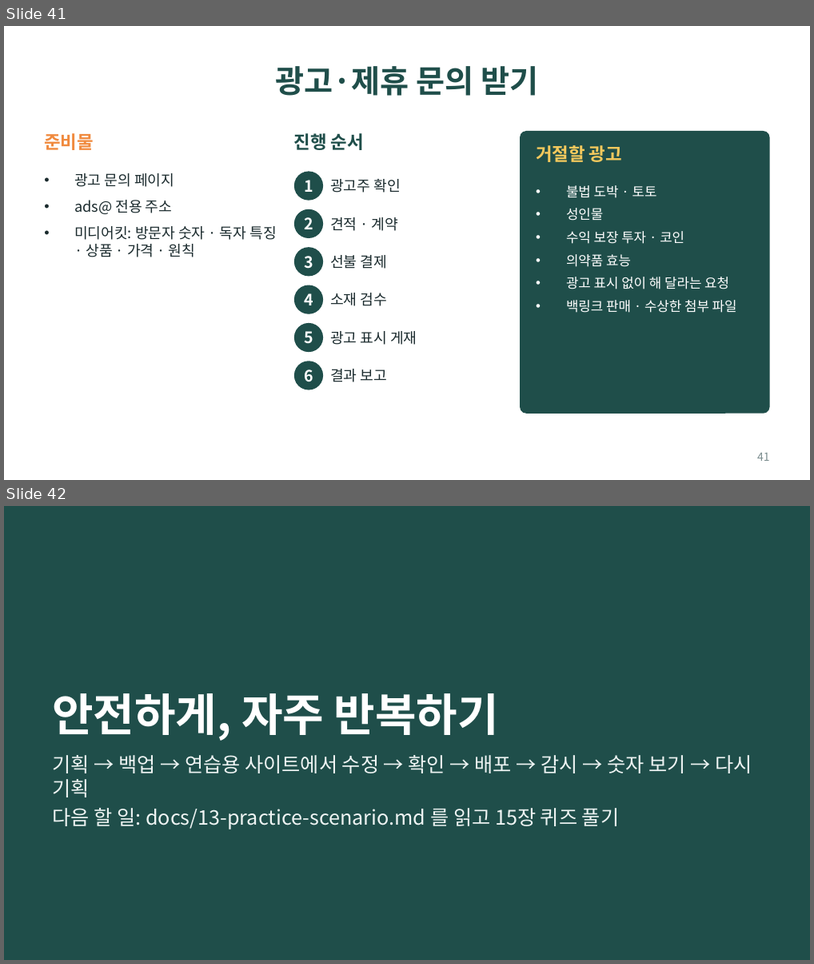
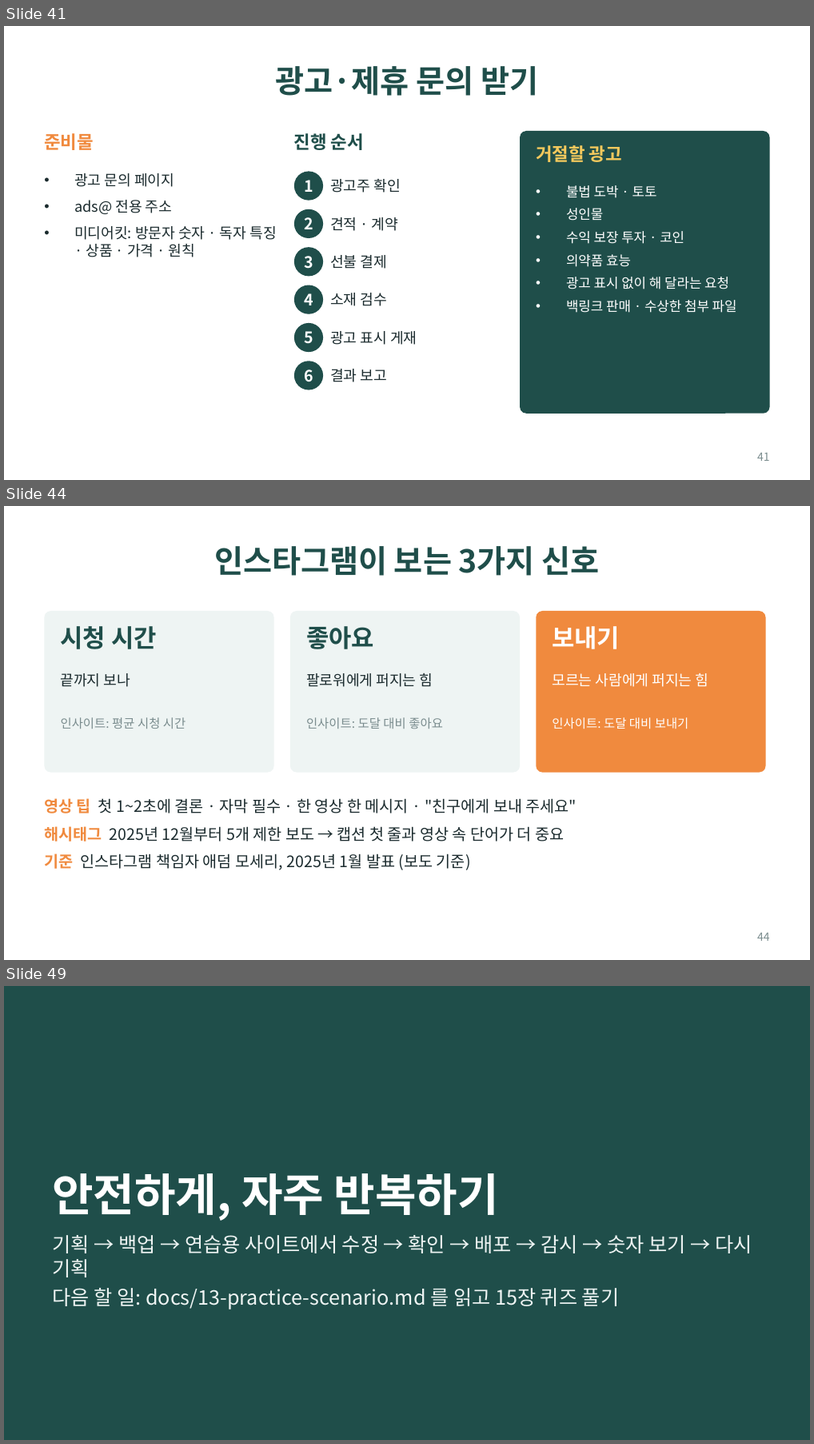
Before and after one commit to bincodin-ko/stanford-study, a slide deck: slides/internet-business-101.pptx. Shown one above the other, each under a label of ours: slides 41 and 42 before the commit, slides 41, 44 and 49 after it; the slides between them are not shown. The pictures are 814x964 and 814x1444 pixels, drawn with LibreOffice and Linux fonts; fonts in the diff are those of the drawing. Boxes give left, top, right and bottom in pixels: in the first picture for what was removed or moved away, otherwise in the second. Text is boxed around its words. In the diff, an @@ line names an element or a change of style, - is before the commit and + after.

```diff
--- a/slides/internet-business-101.pptx
+++ b/slides/internet-business-101.pptx
@@ slide 44 added at [4,506,810,960], background #FFFFFF @@
@@ title added at [214,546,600,576], 28 pt, text #1F4E4A, bold @@
+인스타그램이 보는 3가지 신호
@@ rounded rectangle added at [44,611,274,772], fill #EEF4F3 @@
@@ rounded rectangle added at [290,611,520,772], fill #EEF4F3 @@
@@ rounded rectangle added at [536,611,766,772], fill #F08A3E @@
@@ text added at [61,626,157,649], 22 pt, text #1F4E4A, bold @@
+시청 시간
@@ text added at [306,626,374,649], 22 pt, text #1F4E4A, bold @@
+좋아요
@@ text added at [552,626,620,649], 22 pt, text #FFFFFF, bold @@
+보내기
@@ text added at [61,673,130,687], 13 pt, text #1B2B2E @@
+끝까지 보나
@@ text added at [306,673,434,687], 13 pt, text #1B2B2E @@
+팔로워에게 퍼지는 힘
@@ text added at [552,673,710,687], 13 pt, text #FFFFFF @@
+모르는 사람에게 퍼지는 힘
@@ text added at [61,717,186,728], 11 pt, text #7A8C8E @@
+인사이트: 평균 시청 시간
@@ text added at [306,717,443,728], 11 pt, text #7A8C8E @@
+인사이트: 도달 대비 좋아요
@@ text added at [552,717,690,729], 11 pt, text #FFFFFF @@
+인사이트: 도달 대비 보내기
@@ text added at [44,798,578,870], 14 pt, text #1B2B2E @@
+영상 팁 첫 1~2초에 결론 · 자막 필수 · 한 영상 한 메시지 · "친구에게 보내 주세요"
+해시태그 2025년 12월부터 5개 제한 보도 → 캡션 첫 줄과 영상 속 단어가 더 중요
+기준 인스타그램 책임자 애덤 모세리, 2025년 1월 발표 (보도 기준)
@@ page number added at [758,932,770,940], 10 pt, text #7A8C8E @@
+44
@@ what was slide 42 is now slide 49 @@
```
Also in this commit, not shown: 6 other slides added, 7 other files.
